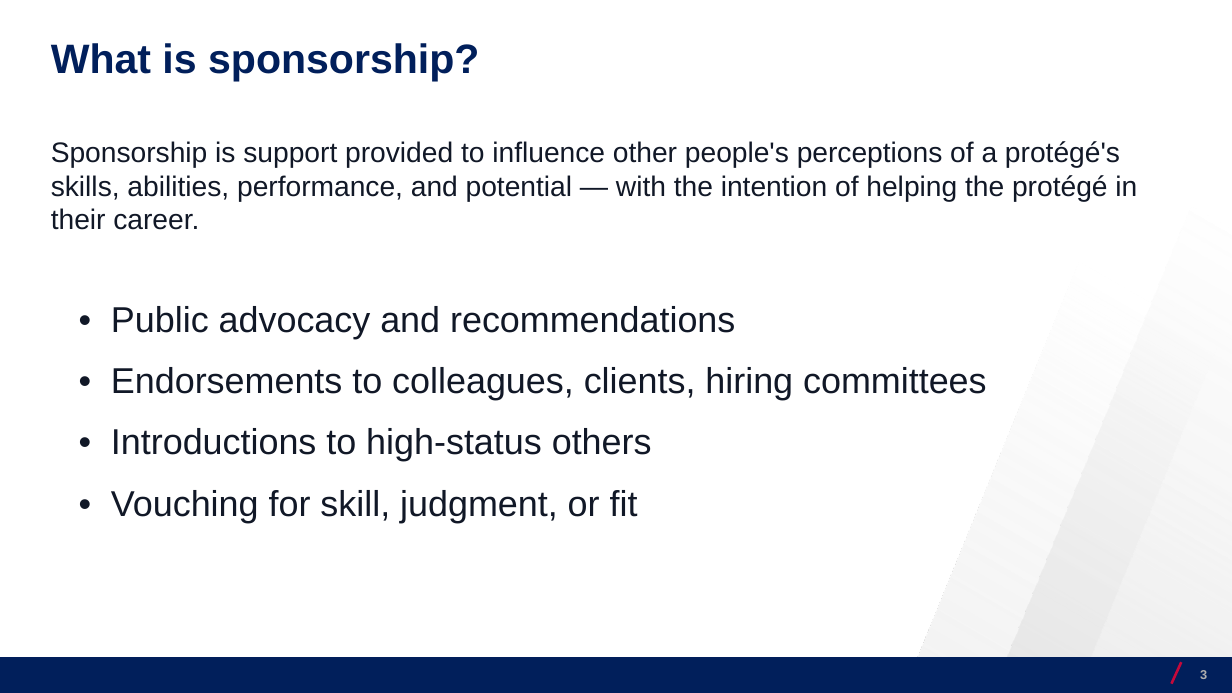
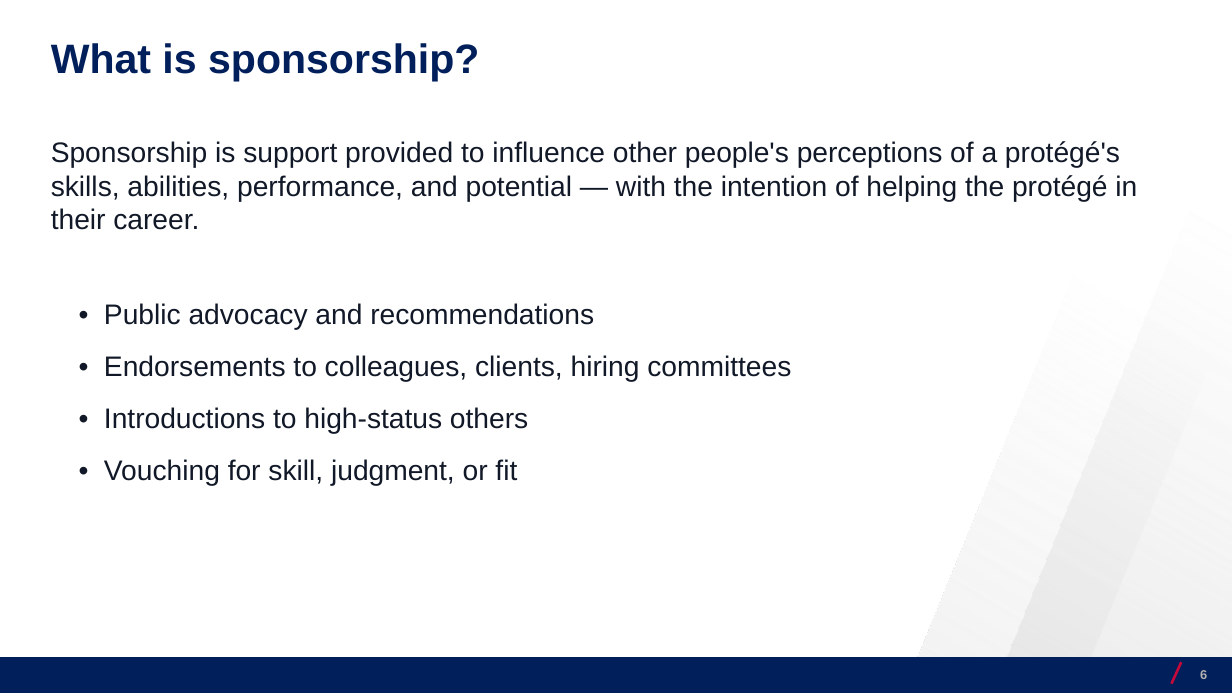
Before and after one commit to josecerv/sponsorship-network, a slide deck: slide 6 of docs/UChicago-0410.pptx (slide 3 before the commit). Drawn at 1232x693 pixels with LibreOffice and Linux fonts; fonts in the diff are those of the drawing; background and template pictures are left out. Boxes give left, top, right and bottom in pixels: in the first picture for what was removed or moved away, otherwise in the second. Text is boxed around its words. In the diff, an @@ line names an element or a change of style, - is before the commit and + after.

```diff
--- a/docs/UChicago-0410.pptx
+++ b/docs/UChicago-0410.pptx
@@ text "• Public advocacy and recommendations" at [104,303,791,486]: size 28 to 22 pt @@
@@ page number at [1200,668,1207,681]: text changed @@
-3
+6
```
Also in this commit, not shown: 8 other slides changed, 8 slides added, 2 slides removed, 7 other files.
